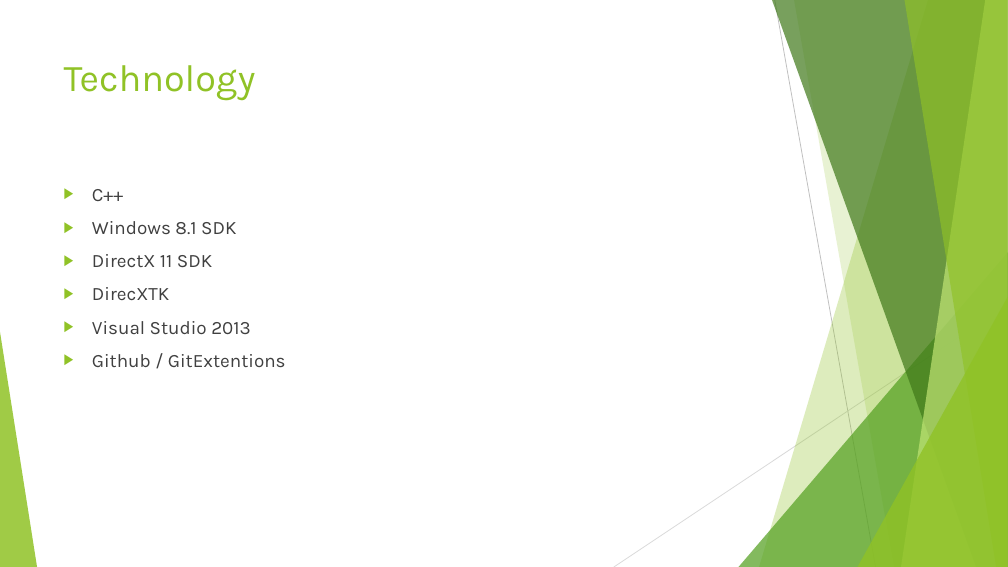
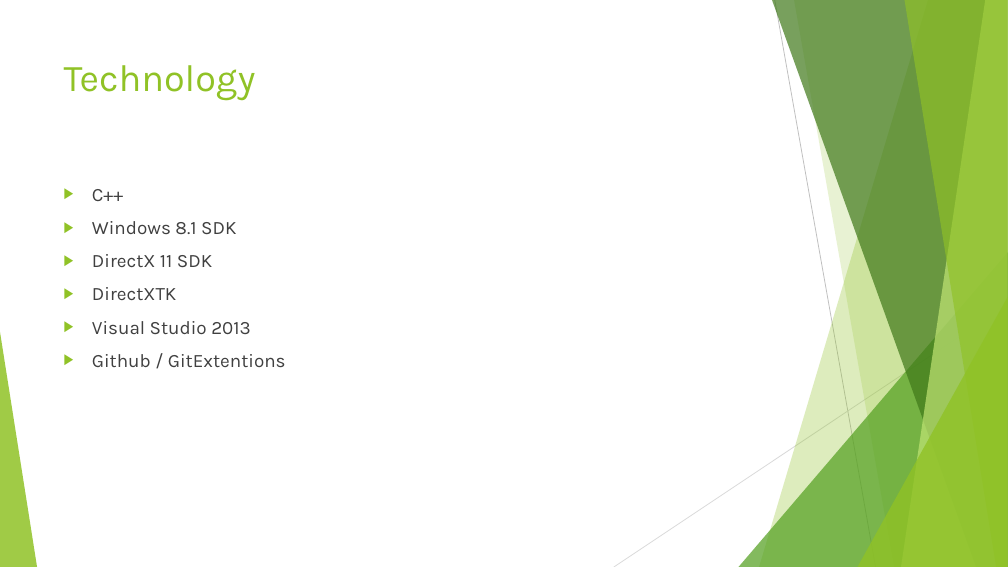
Before and after one commit to KarteekKumarM/MountainTerrain, a slide deck: slide 24 of docs/Presentation.pptx (slide 13 before the commit). Drawn at 1008x567 pixels with LibreOffice and Linux fonts; fonts in the diff are those of the drawing. Boxes give left, top, right and bottom in pixels: in the first picture for what was removed or moved away, otherwise in the second. Text is boxed around its words. In the diff, an @@ line names an element or a change of style, - is before the commit and + after.

```diff
--- a/docs/Presentation.pptx
+++ b/docs/Presentation.pptx
@@ text at <box>92,287,177,300</box>: text changed @@
-▶ DirecXTK
+▶ DirectXTK
```
Also in this commit, not shown: 8 other slides changed, 21 slides added, 5 slides removed, 9 other files.
